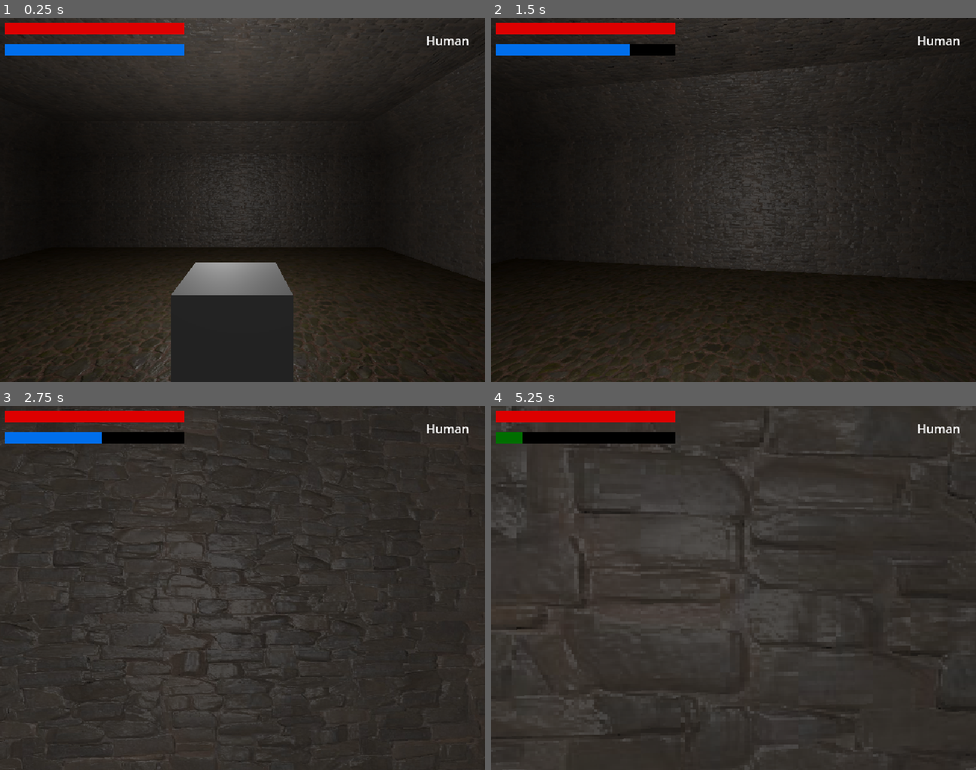
Above: before the commit, frames 1-4 (two rows, left to right).
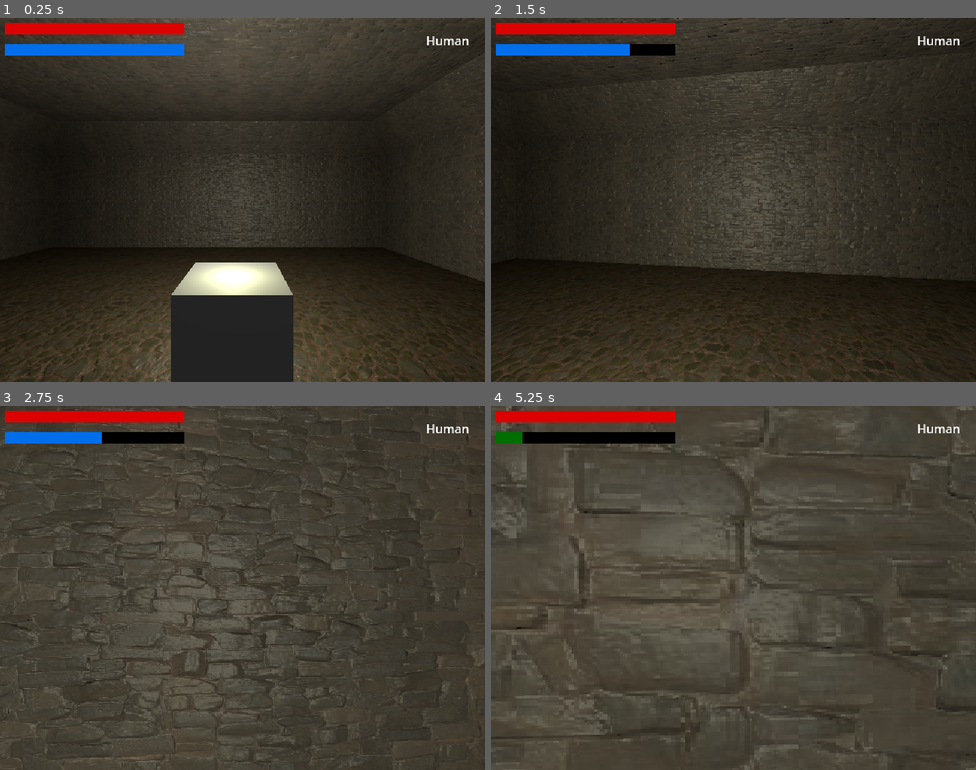
Above: after the commit, the same moments.

Repository: SpaceMoreDev/Codename_Retribution
Game: Godot game, scene res://Scenes/Main.tscn
Two runs of this game, one before a commit and one after it. Both use one fixed random seed, a clock stepped at 60 frames per second and the inputs below.
Inputs (mouse positions are in pixels of both pictures, inside the frame that each line leads up to):
- Up to frame 1 (0.25 s): no input
- Up to frame 2 (1.5 s): tap Enter at 0.5 s; move the mouse to (757, 200) at 0.52 s; hold W (UP) from 0.53 s (still down); right-click (757, 200) at 0.6 s; tap Space (JUMP) at 0.77 s; move the mouse to (709, 200) at 1.27 s; tap Ctrl (CROUCH) at 1.35 s
- Up to frame 3 (2.75 s): keep holding W (UP); tap Space (JUMP) at 1.52 s; move the mouse to (252, 580) at 2.02 s; click (252, 580) at 2.1 s
- Up to frame 4 (5.25 s): keep holding W (UP); move the mouse to (728, 595) at 2.77 s; tap R (ROTATE_OBJECT) at 2.85 s; tap Space (JUMP) at 3.02, 3.77, 4.52, 5 s; move the mouse to (767, 591) at 3.52 s; hold Shift (RUN) 3.53-4.28 s; move the mouse to (694, 584) at 4.27 s; right-click (694, 584) at 4.35 s; move the mouse to (738, 588) at 5.02 s; hold Ctrl (CROUCH) from 5.03 s (still down)

The runs differ from the first frame. In frame 1, 4.3% of the frame differs, in the area x 3-100%, y 0-100%; in frame 2, 1.3%; in frame 3, 4.1%; in frame 4, 8.5%, in the area x 0-100%, y 0-100%.

Commit message:
Added basic gasoline mechanic

Diff:
--- a/Scenes/Main.tscn
+++ b/Scenes/Main.tscn
@@ -6,6 +6,7 @@
 [ext_resource type="MeshLibrary" uid="uid://dhwocby11pe5e" path="res://Assets/Data/tileset.tres" id="3_x1k75"]
 [ext_resource type="Texture2D" uid="uid://di2vyh7g3wakw" path="res://Assets/Elements/fire_01.png" id="3_xsxqd"]
 [ext_resource type="Script" path="res://Scripts/Player/PickUp.gd" id="4_2cnuk"]
+[ext_resource type="Script" path="res://Scripts/Gasoline.gd" id="5_x8ynd"]
 
 [sub_resource type="Environment" id="Environment_n8o2s"]
 ambient_light_energy = 0.2
@@ -22,6 +23,9 @@
 
 [sub_resource type="ConvexPolygonShape3D" id="ConvexPolygonShape3D_kb5gv"]
 points = PackedVector3Array(-0.5, -1, -0.05, -0.5, -1, 0.05, -0.5, 1, -0.05, 0.5, -1, -0.05, 0.5, -1, 0.05, -0.5, 1, 0.05, 0.5, 1, -0.05, 0.5, 1, 0.05)
+
+[sub_resource type="SphereShape3D" id="SphereShape3D_66nog"]
+radius = 0.350665
 
 [sub_resource type="BoxMesh" id="BoxMesh_sc8k1"]
 
@@ -83,6 +87,28 @@
 use_collision = true
 collision_mask = 3
 
+[node name="gasoline" type="Node3D" parent="Enviroment" node_paths=PackedStringArray("fireParticles", "ignitionArea")]
+transform = Transform3D(1, 0, 0, 0, 1, 0, 0, 0, 1, 0, -0.172086, 3.75069)
+script = ExtResource("5_x8ynd")
+fireParticles = NodePath("Fire")
+ignitionArea = NodePath("Area3D")
+
+[node name="Fire" parent="Enviroment/gasoline" instance=ExtResource("1_ovd6b")]
+visible = false
+
+[node name="Decal" type="Decal" parent="Enviroment/gasoline"]
+transform = Transform3D(1, 0, 0, 0, 1, 0, 0, 0, 1, 0, -0.63681, 0)
+texture_albedo = ExtResource("3_xsxqd")
+modulate = Color(0.282353, 0.54902, 0, 1)
+
+[node name="Area3D" type="Area3D" parent="Enviroment/gasoline"]
+transform = Transform3D(1, 0, 0, 0, 1, 0, 0, 0, 1, 0, 0.288863, 0)
+collision_mask = 4
+
+[node name="CollisionShape3D" type="CollisionShape3D" parent="Enviroment/gasoline/Area3D"]
+transform = Transform3D(1, 0, 0, 0, 1, 0, 0, 0, 1, 0, -0.112887, -0.0241542)
+shape = SubResource("SphereShape3D_66nog")
+
 [node name="OmniLight3D" type="OmniLight3D" parent="."]
 transform = Transform3D(1, 0, 0, 0, 1, 0, 0, 0, 1, -0.136993, 1, 4.79688)
 
@@ -105,9 +131,8 @@
 transform = Transform3D(0.568105, 0, 0, 0, 0.568105, 0, 0, 0, 0.568105, 0, 0, 0)
 shape = SubResource("BoxShape3D_nup2j")
 
-[node name="Fire" parent="Oject" instance=ExtResource("1_ovd6b")]
-transform = Transform3D(1, 0, 0, 0, 1, 0, 0, 0, 1, 0, 1, -2)
-visible = false
+[node name="Fire" parent="Oject/Physics" instance=ExtResource("1_ovd6b")]
+isactive = true
 
 [node name="PickUp" type="Node3D" parent="Oject"]
 transform = Transform3D(1, 0, 0, 0, 1, 0, 0, 0, 1, 0, 1, -2)
--- a/Scenes/Packed/fire.tscn
+++ b/Scenes/Packed/fire.tscn
@@ -1,6 +1,7 @@
-[gd_scene load_steps=15 format=3 uid="uid://h73t4kyno44l"]
+[gd_scene load_steps=16 format=3 uid="uid://h73t4kyno44l"]
 
 [ext_resource type="Texture2D" uid="uid://dbwo0f64ck6pj" path="res://Assets/Elements/fire_02.png" id="1_0ndec"]
+[ext_resource type="Script" path="res://Scripts/Fire.gd" id="1_ceyis"]
 [ext_resource type="Texture2D" uid="uid://di2vyh7g3wakw" path="res://Assets/Elements/fire_01.png" id="1_k23bq"]
 
 [sub_resource type="StandardMaterial3D" id="StandardMaterial3D_6y5hh"]
@@ -86,7 +87,10 @@
 turbulence_noise_strength = 3.32
 turbulence_noise_scale = 4.46
 
-[node name="Fire" type="Node3D"]
+[node name="Fire" type="Node3D" node_paths=PackedStringArray("flames", "smoke")]
+script = ExtResource("1_ceyis")
+flames = NodePath("Flames")
+smoke = NodePath("Smoke")
 
 [node name="Smoke" type="GPUParticles3D" parent="."]
 transform = Transform3D(1, -1.06581e-14, 0, 1.06581e-14, 1, 0, 0, 0, 1, 0, 0.511555, 0)
--- /dev/null
+++ b/Scripts/Fire.gd
@@ -0,0 +1,17 @@
+extends Node3D
+
+class_name Fire
+
+@export var flames : GPUParticles3D
+@export var smoke : GPUParticles3D
+@export var isactive : bool = false
+
+func _ready():
+    Fire_State(isactive)
+
+
+func Fire_State(state : bool) -> void:
+    flames.emitting = state
+    smoke.emitting = state
+    isactive = state
+    visible = state
--- /dev/null
+++ b/Scripts/Gasoline.gd
@@ -0,0 +1,16 @@
+extends Node3D
+
+@export var fireParticles : Fire
+@export var ignitionArea : Area3D
+
+var active : bool = false
+
+func _ready():
+	ignitionArea.connect("body_entered", Body_Entered)
+
+func Body_Entered(body:Node3D):
+	print(body)
+	if not active and not fireParticles.isactive:
+		fireParticles.Fire_State(true)
+		await get_tree().create_timer(5).timeout
+		queue_free()
--- a/project.godot
+++ b/project.godot
@@ -23,7 +23,6 @@
 
 window/size/viewport_width=640
 window/size/viewport_height=480
-window/size/mode=3
 window/size/window_width_override=1112
 window/size/window_height_override=640
 window/stretch/mode="viewport"
Not shown: 8 places in Assets/Data/tileset.tres that only renumber resources
Not shown: 1 places in Scenes/Main.tscn that only renumber resources
